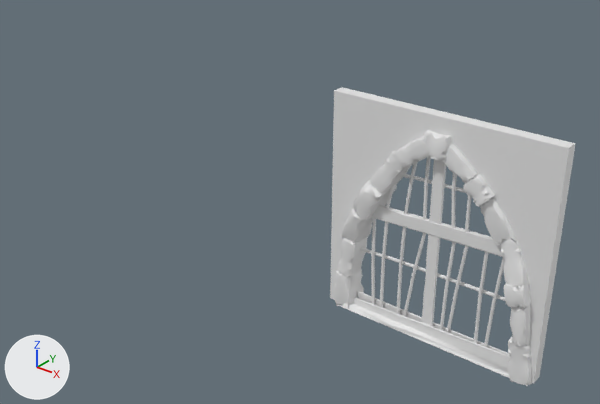
The FBX model Below/Assets/Resources/3DModels/GameArt/Modules/Floor_01/Walls/Floor_01_Wall_05_e.fbx, before and after one commit.
Before and after are seen from a camera (50 mm lens) standing at (-6.13, -1.28, 4.15) and looking at (-10.55, 4.24, 0.73). Every picture has the same lights, and +X, +Y and +Z are marked at lower left. Where no turn or scale is listed for an object, it has been applied to the vertices. Vertices at the same position are counted once.

The first picture shows 'Wood Plank.012'.
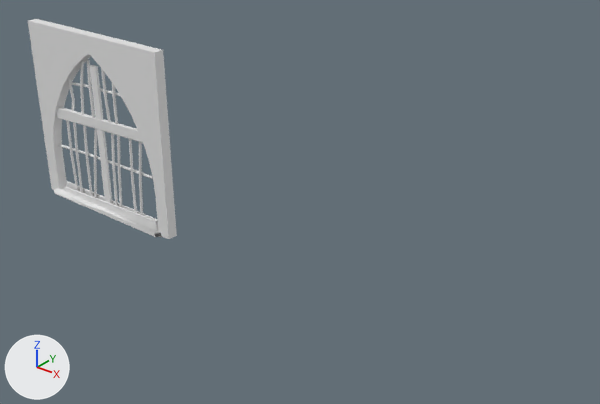
Location of each change, [x1, y1, x2, y2] in pixels of the pictures (600 x 404 px; the box of a moved part takes in the faces that stretch with it):
'Wood Plank.012', reshaped, moved (39% narrower, 26% shorter): before [330, 87, 576, 386]; after [28, 19, 177, 239]
part 1 of me_cube_003, moved or reshaped: before [330, 87, 576, 384]; after [28, 19, 177, 239]
part 2 of me_cube_003, moved or reshaped: before [422, 160, 446, 327]; after [89, 65, 113, 204]
part 3 of me_cube_003, moved or reshaped: before [353, 297, 510, 368]; after [64, 186, 158, 230]
part 4 of me_cube_003, moved or reshaped: before [356, 291, 510, 356]; after [67, 181, 158, 222]
part 5 of me_cube_003, moved or reshaped: before [372, 205, 503, 257]; after [57, 107, 143, 143]
part 6 of me_cube_003, moved or reshaped: before [465, 195, 471, 232]; after [112, 83, 118, 124]
part 7 of me_cube_003, moved or reshaped: before [440, 242, 456, 330]; after [111, 134, 118, 206]
part 8 of me_cube_003, moved or reshaped: before [371, 218, 376, 305]; after [66, 120, 79, 191]
part 9 of me_cube_003, moved or reshaped: before [403, 233, 426, 316]; after [94, 129, 97, 198]
part 10 of me_cube_003, moved or reshaped: before [404, 162, 418, 214]; after [80, 61, 84, 115]
part 11 of me_cube_003, moved or reshaped: before [484, 257, 505, 347]; after [139, 142, 143, 215]
part 12 of me_cube_003, moved or reshaped: before [474, 252, 488, 343]; after [129, 139, 137, 213]
part 13 of me_cube_003, moved or reshaped: before [396, 227, 406, 314]; after [83, 125, 93, 196]
part 14 of me_cube_003, moved or reshaped: before [451, 173, 457, 228]; after [101, 69, 111, 122]
part 15 of me_cube_003, moved or reshaped: before [423, 157, 431, 220]; after [87, 60, 95, 118]
part 16 of me_cube_003, moved or reshaped: before [446, 246, 468, 333]; after [117, 135, 122, 207]
part 17 of me_cube_003, moved or reshaped: before [380, 222, 389, 308]; after [73, 122, 83, 193]
part 18 of me_cube_003, moved or reshaped: before [360, 247, 505, 301]; after [58, 144, 153, 179]
part 19 of me_cube_003, rebuilt: before [336, 303, 510, 378]; after [54, 188, 162, 237]
part 20 of me_cube_003, added: after [68, 78, 75, 111]
part 21 of me_cube_003, deleted: before [334, 130, 532, 386]
part 22 of me_cube_003, cut back: before [463, 174, 495, 207]; after [71, 82, 120, 96]

Edits to the bpy script that builds the scene:
```text
Change me_cube_003:
    remove me_cube_003.from_pydata(...)  # 2893 vertices, 3397 faces; spans x -2.0..0.0, y -0.1..0.24, z -0.04..2.0
    add me_cube_003.from_pydata(...)  # 547 vertices, 400 faces; spans x -2.0..0.0, y -0.18..0.01, z -0.02..2.0
    me_cube_003 part 1: the loose piece of 64 vertices spanning x -2.0..0.0, y 0.0..0.11, z 0.0..2.0 is moved by (0.0, -0.14, 0.0), in mat_1 (white #e7e7e7)
    me_cube_003 part 2: the loose piece of 18 vertices spanning x -1.05..-0.95, y 0.03..0.06, z 0.03..1.67 is moved by (0.0, -0.14, 0.0), in mat_3 (white #e7e7e7)
    me_cube_003 part 3: the loose piece of 18 vertices spanning x -1.76..-0.18, y 0.01..0.03, z -0.02..0.15 is moved by (0.0, -0.14, 0.0), in mat_3 (white #e7e7e7)
    me_cube_003 part 4: the loose piece of 18 vertices spanning x -1.77..-0.21, y 0.06..0.08, z 0.01..0.14 is moved by (0.0, -0.14, 0.0), in mat_3 (white #e7e7e7)
    me_cube_003 part 5: the loose piece of 21 vertices spanning x -1.73..-0.28, y 0.02..0.07, z 0.95..1.12 is moved by (0.0, -0.14, 0.0), in mat_3 (white #e7e7e7)
    me_cube_003 part 6: the loose piece of 24 vertices spanning x -0.74..-0.7, y 0.03..0.07, z 1.05..1.68 is moved by (0.0, -0.14, 0.0), in mat_2 (white #e7e7e7)
    me_cube_003 part 7: the loose piece of 24 vertices spanning x -0.88..-0.81, y 0.03..0.07, z 0.02..1.01 is moved by (0.0, -0.14, 0.0), in mat_2 (white #e7e7e7)
    me_cube_003 part 8: the loose piece of 24 vertices spanning x -1.61..-1.53, y 0.03..0.07, z 0.02..1.01 is moved by (0.0, -0.14, 0.0), in mat_2 (white #e7e7e7)
    me_cube_003 part 9: the loose piece of 24 vertices spanning x -1.25..-1.07, y 0.03..0.07, z 0.03..1.01 is moved by (0.0, -0.14, 0.0), in mat_2 (white #e7e7e7)
    me_cube_003 part 10: the loose piece of 24 vertices spanning x -1.3..-1.18, y 0.03..0.07, z 1.05..1.71 is moved by (0.0, -0.14, 0.0), in mat_2 (white #e7e7e7)
    me_cube_003 part 11: the loose piece of 24 vertices spanning x -0.48..-0.37, y 0.03..0.07, z 0.03..1.01 is moved by (0.0, -0.14, 0.0), in mat_2 (white #e7e7e7)
    me_cube_003 part 12: the loose piece of 24 vertices spanning x -0.56..-0.52, y 0.02..0.07, z 0.05..1.03 is moved by (0.0, -0.14, 0.0), in mat_2 (white #e7e7e7)
    me_cube_003 part 13: the loose piece of 24 vertices spanning x -1.31..-1.27, y 0.02..0.07, z 0.05..1.03 is moved by (0.0, -0.14, 0.0), in mat_2 (white #e7e7e7)
    me_cube_003 part 14: the loose piece of 24 vertices spanning x -0.89..-0.82, y 0.03..0.07, z 1.05..1.68 is moved by (0.0, -0.14, 0.0), in mat_2 (white #e7e7e7)
    me_cube_003 part 15: the loose piece of 24 vertices spanning x -1.13..-1.08, y 0.03..0.08, z 1.06..1.71 is moved by (0.0, -0.14, 0.0), in mat_2 (white #e7e7e7)
    me_cube_003 part 16: the loose piece of 24 vertices spanning x -0.83..-0.69, y 0.03..0.07, z 0.03..1.01 is moved by (0.0, -0.14, 0.0), in mat_2 (white #e7e7e7)
    me_cube_003 part 17: the loose piece of 24 vertices spanning x -1.49..-1.45, y 0.02..0.07, z 0.05..1.03 is moved by (0.0, -0.14, 0.0), in mat_2 (white #e7e7e7)
    me_cube_003 part 18: the loose piece of 24 vertices spanning x -1.86..-0.28, y 0.05..0.1, z 0.57..0.62 is moved by (0.0, -0.14, 0.0), in mat_2 (white #e7e7e7)
    me_cube_003 part 19: the loose piece of 56 vertices spanning x -1.9..-0.06, y -0.04..0.15, z -0.01..0.04 is rebuilt with 48 vertices and now spans x -1.9..-0.06, y -0.18..0.01, z -0.01..0.04, in mat_3 (white #e7e7e7)
    me_cube_003 part 20: a new loose piece of 24 vertices spanning x -1.48..-1.43, y -0.12..-0.06, z 1.05..1.46, in mat_2 (white #e7e7e7)
    me_cube_003 part 21: 15 loose pieces with 2219 vertices, spanning x -1.95..-0.01, y -0.1..0.24, z -0.04..1.87, are deleted
    me_cube_003 part 22: 166 vertices removed from x -0.75..-0.5, y -0.07..0.21, z 1.38..1.63; 23 vertices added at x -1.53..-0.65, y -0.09..-0.04, z 1.37..1.44
    add me_cube_003.materials.append(mat_1)  # white #e7e7e7
    add me_cube_003.materials.append(mat_2)  # white #e7e7e7
    add me_cube_003.materials.append(mat_3)  # white #e7e7e7
Change ob_wood_plank_012:
    ob_wood_plank_012.location: (-8.0, 4.0, 0.0) -> (-12.0, 4.0, 0.0)
```
